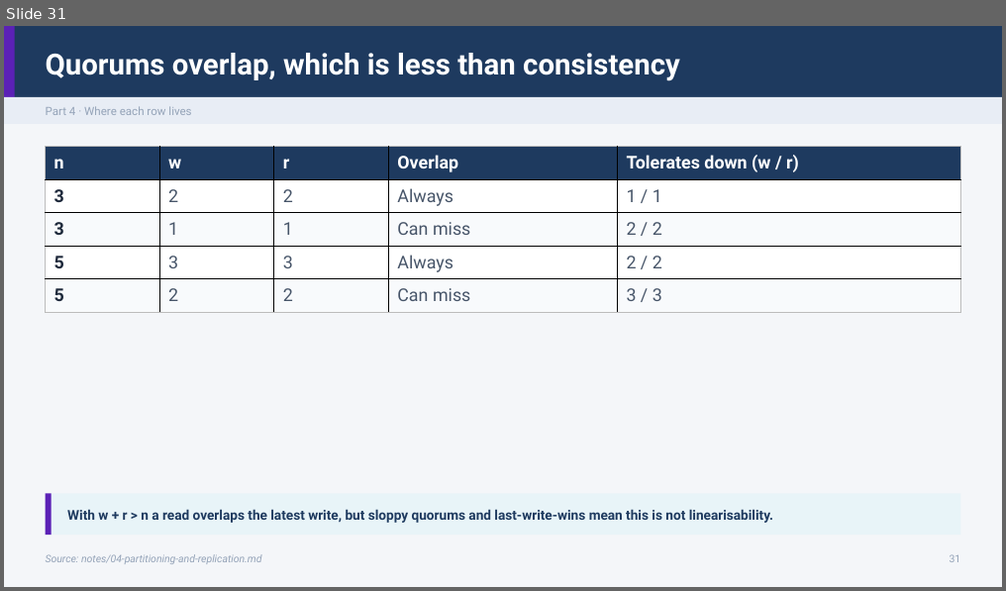
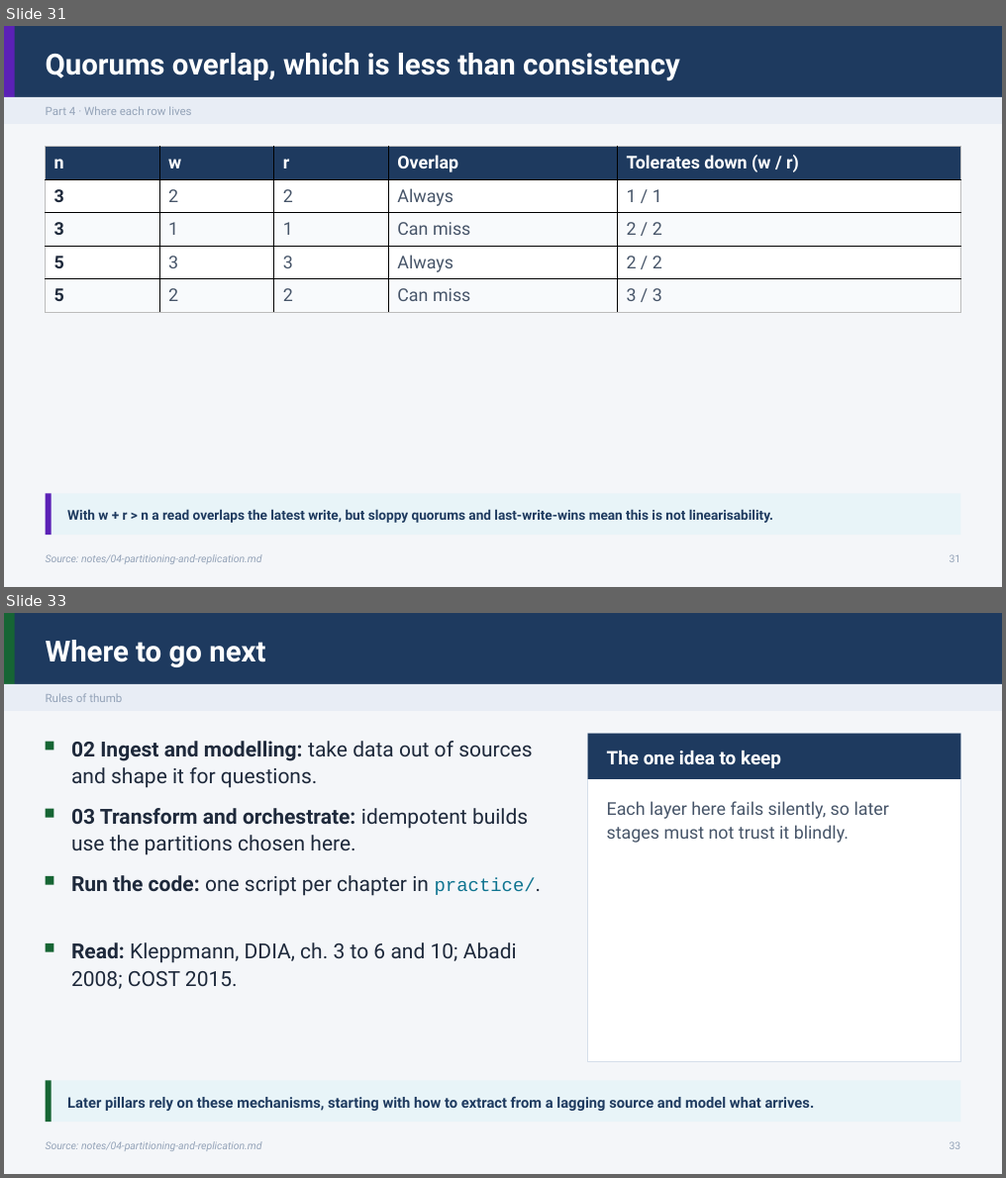
Before and after one commit to ramseywise/learn-ai-engineering, a slide deck: data-engineering/01-storage-and-compute-foundations/slides/storage-and-compute-foundations.pptx. Shown one above the other, each under a label of ours: slide 31 before the commit, slides 31 and 33 after it; the slides between them are not shown. The pictures are 1006x591 and 1006x1178 pixels, drawn with LibreOffice and Linux fonts; fonts in the diff are those of the drawing. Boxes give left, top, right and bottom in pixels: in the first picture for what was removed or moved away, otherwise in the second. Text is boxed around its words. In the diff, an @@ line names an element or a change of style, - is before the commit and + after.

Commit message:
Add Agentic Applications lecture deck and supporting YAML configuration
- Introduced a new PowerPoint presentation for the Agentic Applications lecture, detailing models, tools, and task execution.
- Created a corresponding YAML configuration file to define the structure and content of the lecture deck, including sections on opening the loop, adding a clock, and incorporating a judge.
- The deck covers various aspects of agentic applications, including design decisions, latency considerations, and validation methods.

```diff
--- a/data-engineering/01-storage-and-compute-foundations/slides/storage-and-compute-foundations.pptx
+++ b/data-engineering/01-storage-and-compute-foundations/slides/storage-and-compute-foundations.pptx
@@ slide 33 added at (4,613,1002,1174), background #F4F6F9 @@
@@ rectangle added at (4,613,1002,684), fill #1E3A5F @@
@@ rectangle added at (4,613,15,684), fill #166534 @@
@@ text added at (46,640,265,667), 28 pt, text #FFFFFF, bold @@
+Where to go next
@@ rectangle added at (4,684,1002,711), fill #E8EDF5 @@
@@ text added at (46,693,122,702), 11 pt, text #94A3B8 @@
+Rules of thumb
@@ rectangle added at (46,742,54,751), fill #166534 @@
@@ text added at (71,741,532,788), 20 pt, text #1E293B @@
+02 Ingest and modelling: take data out of sources and shape it for questions.
@@ rectangle added at (588,734,960,1062), fill #FFFFFF, outline #D5DEEA 0.75 pt @@
@@ rectangle added at (588,734,960,779), fill #1E3A5F @@
@@ text added at (607,750,781,768), 18 pt, text #FFFFFF, bold @@
+The one idea to keep
@@ rectangle added at (46,809,54,818), fill #166534 @@
@@ text added at (71,808,528,856), 20 pt, text #1E293B @@
+03 Transform and orchestrate: idempotent builds use the partitions chosen here.
@@ text added at (607,801,889,843), 17 pt, text #475569 @@
+Each layer here fails silently, so later stages must not trust it blindly.
@@ rectangle added at (46,876,54,885), fill #166534 @@
@@ text added at (71,875,536,896), 20 pt, text #1E293B @@
+Run the code: one script per chapter in practice/.
@@ rectangle added at (46,944,54,953), fill #166534 @@
@@ text added at (71,943,517,989), 20 pt, text #1E293B @@
+Read: Kleppmann, DDIA, ch. 3 to 6 and 10; Abadi 2008; COST 2015.
@@ rectangle added at (46,1081,960,1122), fill #E8F4F8 @@
@@ rectangle added at (46,1081,52,1122), fill #166534 @@
@@ text added at (67,1097,815,1111), 14 pt, text #1E3A5F, bold @@
+Later pillars rely on these mechanisms, starting with how to extract from a lagging source and model what arrives.
@@ text added at (46,1142,261,1152), 10 pt, text #94A3B8, italic @@
+Source: notes/04-partitioning-and-replication.md
@@ text added at (949,1142,961,1150), 10 pt, text #94A3B8 @@
+33
```
Also in this commit, not shown: 3 slides changed, 43 other files.
